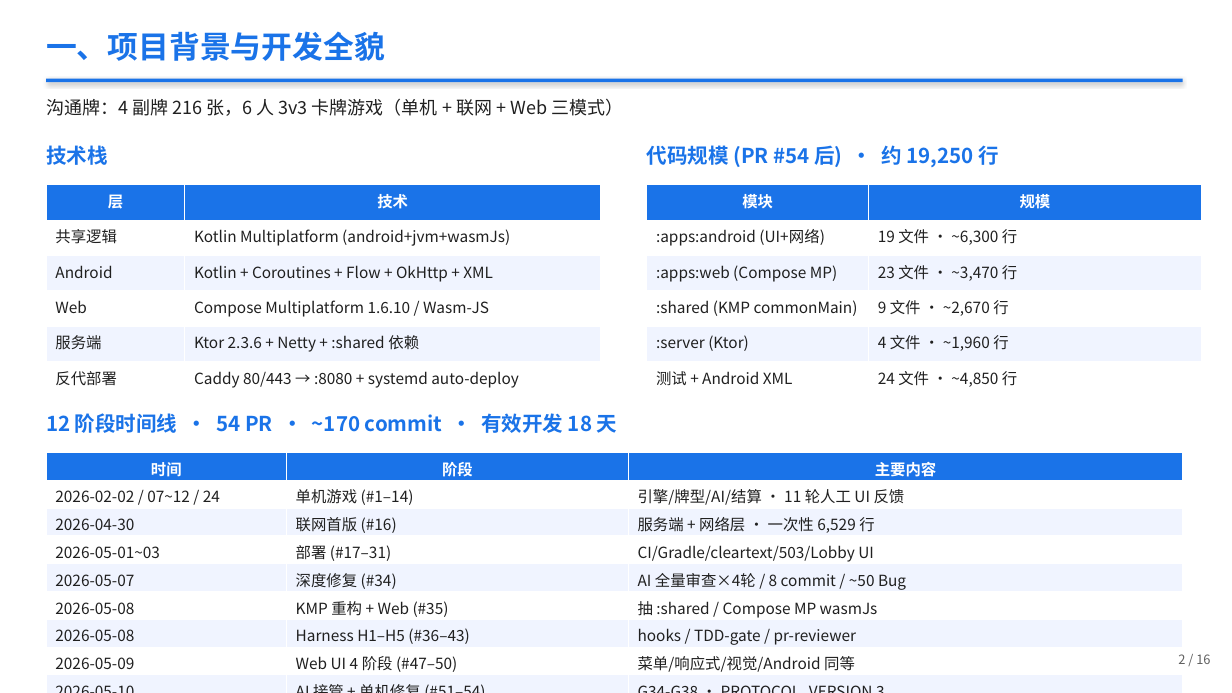
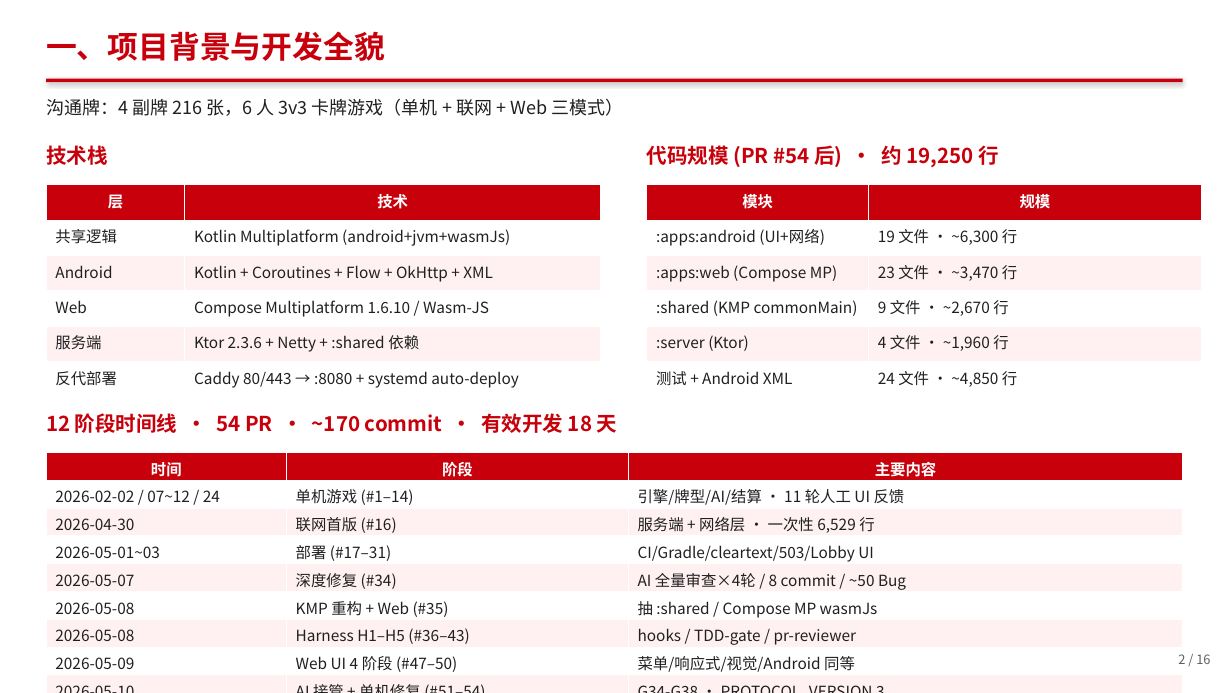
Before and after one commit to berming/AndroidAPP, a slide deck: slide 2 of docs/dev_summary.pptx. Drawn at 1232x693 pixels with LibreOffice and Linux fonts; fonts in the diff are those of the drawing. Boxes give left, top, right and bottom in pixels: in the first picture for what was removed or moved away, otherwise in the second. Text is boxed around its words. In the diff, an @@ line names an element or a change of style, - is before the commit and + after.

```diff
--- a/docs/dev_summary.pptx
+++ b/docs/dev_summary.pptx
@@ rectangle at box(46, 79, 1183, 82): fill #1A73E8 to #C7000B @@
@@ table at box(46, 185, 601, 397) @@
@@ fill #1A73E8 to #C7000B in row 1 @@
@@ fill #F0F4FF to #FFF1F2 in 4 cells @@
@@ table at box(647, 185, 1202, 397) @@
@@ fill #1A73E8 to #C7000B in row 1 @@
@@ fill #F0F4FF to #FFF1F2 in 4 cells @@
@@ text colour #1A73E8 to #C7000B in 4 elements at box(46, 31, 385, 61), box(46, 145, 107, 165), box(647, 145, 999, 167), box(46, 413, 618, 433) @@
@@ table at box(46, 453, 1183, 676) @@
@@ fill #1A73E8 to #C7000B in row 1 @@
@@ fill #F0F4FF to #FFF1F2 in 12 cells @@
```
Also in this commit, not shown: 15 other slides changed, 1 other file.
